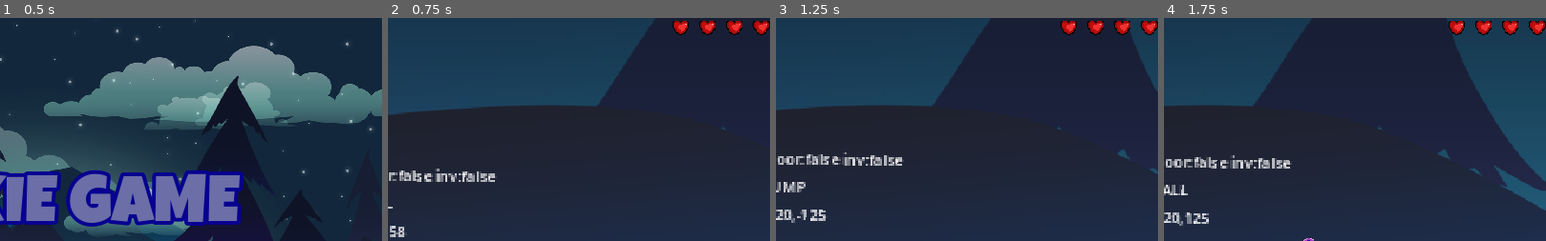
Above: before the commit, frames 1-4 (left to right).
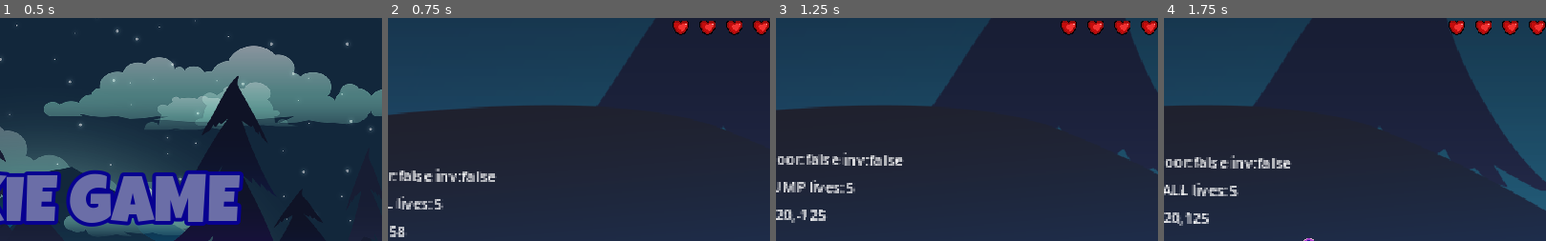
Above: after the commit, the same moments.

Repository: eugencic/PookieGame
Game: Godot game, scene res://main/main.tscn
The game is run twice, just before and just after one commit, with the same random seed, the same clock (stepped at 60 frames per second) and the same inputs.
Inputs (mouse positions are % of the whole screen's width and height, from its top left):
- Up to frame 1 (0.5 s): no input
- Up to frame 2 (0.75 s): tap Enter at 0.5 s; move the mouse to (72, 45) at 0.52 s; hold D (right) from 0.53 s (still down); tap Space (jump) at 0.6 s
- Up to frame 3 (1.25 s): keep holding D (right); tap Space (jump) at 0.77, 1.07 s
- Up to frame 4 (1.75 s): keep holding D (right); move the mouse to (30, 55) at 1.27 s; click (30, 55) at 1.35 s; tap Space (jump) at 1.52, 1.55 s
The pictures show only the part of the screen within x 45-95%, y 4-54%; the shares and areas given below are measured in that part.

Frame 1 is identical in both runs. In frame 2, 0.4% of the frame differs, in the area x 2-15%, y 79-86%; in frame 3, 0.3%; in frame 4, 0.4%, in the area x 7-20%, y 73-80%.

Commit message:
👌 Add lives reducing

Diff:
--- a/hud/hud.gd
+++ b/hud/hud.gd
@@ -14,6 +14,9 @@
 	if vb_level_complete.visible == true:
 		if Input.is_action_just_pressed("jump") == true:
 			GameManager.load_next_level_scene()
+	if vb_game_over.visible == true:
+		if Input.is_action_just_pressed("jump") == true:
+			GameManager.load_main_scene()
 
 func show_hud() -> void:
 	Engine.time_scale = 0
--- a/player/player.gd
+++ b/player/player.gd
@@ -21,6 +21,10 @@
 
 var _state: PLAYER_STATE = PLAYER_STATE.IDLE
 var _invincible: bool = false
+var _lives: int = 5
+
+func _ready():
+	SignalManager.on_player_hit.emit(_lives)
 
 func _physics_process(delta):
 	if is_on_floor() == false:
@@ -35,9 +39,9 @@
 		shoot()
 
 func update_debug_label() -> void:
-	debug_label.text = "floor:%s inv:%s\n%s\n%.0f,%.0f" % [
+	debug_label.text = "floor:%s inv:%s\n%s lives:%s\n%.0f,%.0f" % [
 		is_on_floor(), _invincible,
-		PLAYER_STATE.keys()[_state],
+		PLAYER_STATE.keys()[_state],_lives,
 		velocity.x, velocity.y
 	]
 
@@ -112,8 +116,20 @@
 	animation_player_invincible.play("invincible")
 	invincible_timer.start()
 
+func reduce_lives() -> bool:
+	_lives -= 1
+	SignalManager.on_player_hit.emit(_lives)
+	if _lives <= 0:
+		SignalManager.on_game_over.emit()
+		set_physics_process(false)
+		return false
+	return true
+
 func apply_hit() -> void:
 	if _invincible == true:
+		return
+
+	if reduce_lives() == false:
 		return
 	go_invincible()
 	apply_hurt_jump()
--- a/singletons/signal_manager.gd
+++ b/singletons/signal_manager.gd
@@ -5,3 +5,4 @@
 signal on_boss_killed(points: int)
 signal on_level_complete
 signal on_game_over
+signal on_player_hit(points: int)
Not shown: 1 places in hud/hud.tscn that only renumber resources
